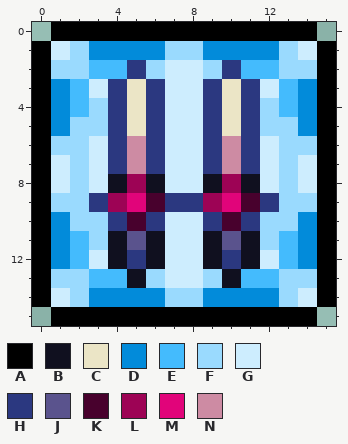
File history of a pixel-art sprite, Buffs/BismuthDagger.png. The picture above is the old version.
The file is 32x32 pixels, drawn in blocks of 2x2; one block is one cell here.
Palette (. is transparent): A #000000  B #10101f  C #ebe5c6  D #028bda  E #44bbfd  F #9adafe  G #cdedfe  H #2b3880  J #5a538d  K #48012d  L #9d0355  M #e1047a  N #cd8ba3
Pixels before, first column x 0:
 0 .AAAAAAAAAAAAAA.
 1 AGFDDDDFFDDDDFGA
 2 AFFEEHFGGFHEEFFA
 3 ADEGHCHGGHCHGEDA
 4 ADEFHCHGGHCHFEDA
 5 ADFFHCHGGHCHFFDA
 6 AFFGHNHGGHNHGFFA
 7 AGFGHNHGGHNHGFGA
 8 AGFGBLBGGBLBGFGA
 9 AFFHLMKHHLMKHFFA
10 ADFFHKHGGHKHFFDA
11 ADEFBJBGGBJBFEDA
12 ADEGBHBGGBHBGEDA
13 AFFEEBFGGFBEEFFA
14 AGFDDDDFFDDDDFGA
15 .AAAAAAAAAAAAAA.
The same view after the edit:
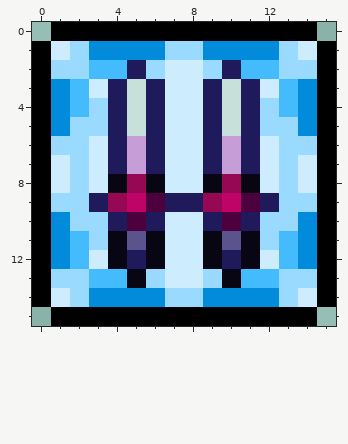
The exact change:
Colour B changes from #10101f to #080613.
Colour C changes from #ebe5c6 to #c8e0da.
Colour H changes from #2b3880 to #1f1a5b.
Colour K changes from #48012d to #4d003e.
Colour L changes from #9d0355 to #960854.
Colour M changes from #e1047a to #be0467.
Colour N changes from #cd8ba3 to #c79dd8.
